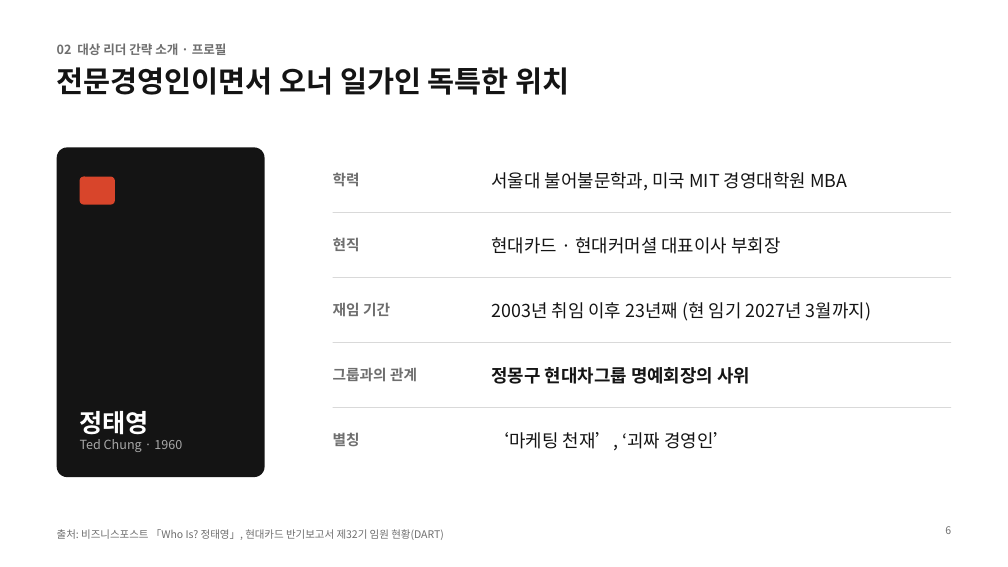
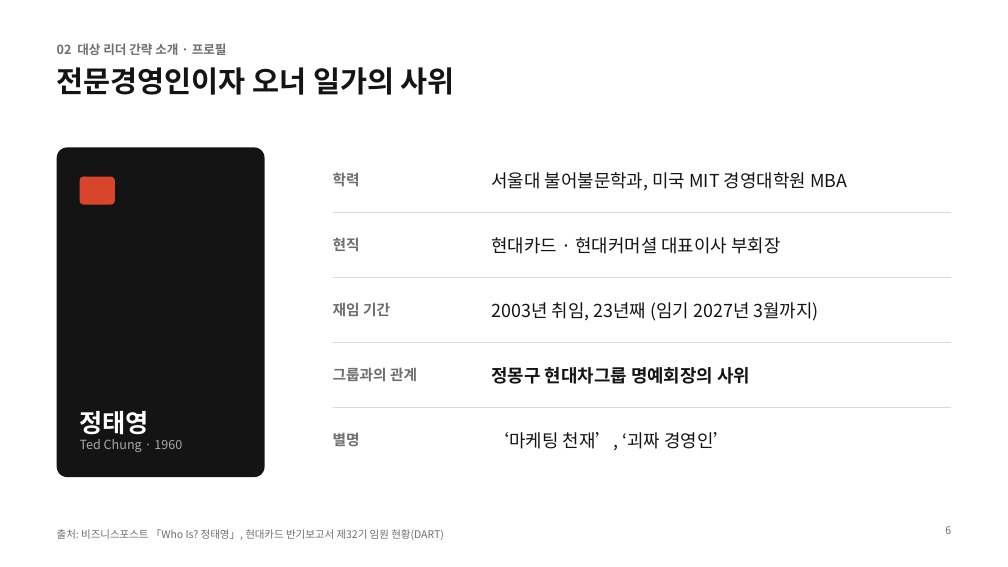
Before and after one commit to NATHAN18-ABLE/for-nathan, a slide deck: slide 6 of leadership-ppt/leadership-plan.pptx. Drawn at 1008x567 pixels with LibreOffice and Linux fonts; fonts in the diff are those of the drawing. Boxes give left, top, right and bottom in pixels: in the first picture for what was removed or moved away, otherwise in the second. Text is boxed around its words. In the diff, an @@ line names an element or a change of style, - is before the commit and + after.

```diff
--- a/leadership-ppt/leadership-plan.pptx
+++ b/leadership-ppt/leadership-plan.pptx
@@ title at [57,67,455,95]: text changed @@
-전문경영인이면서 오너 일가인 독특한 위치
+전문경영인이자 오너 일가의 사위
@@ text at [491,302,818,321]: text changed @@
-2003년 취임 이후 23년째 (현 임기 2027년 3월까지)
+2003년 취임, 23년째 (임기 2027년 3월까지)
@@ text at [333,433,360,446]: text changed @@
-별칭
+별명
```
Also in this commit, not shown: 13 other slides changed, 2 slides added, 2 slides removed, 3 other files.
